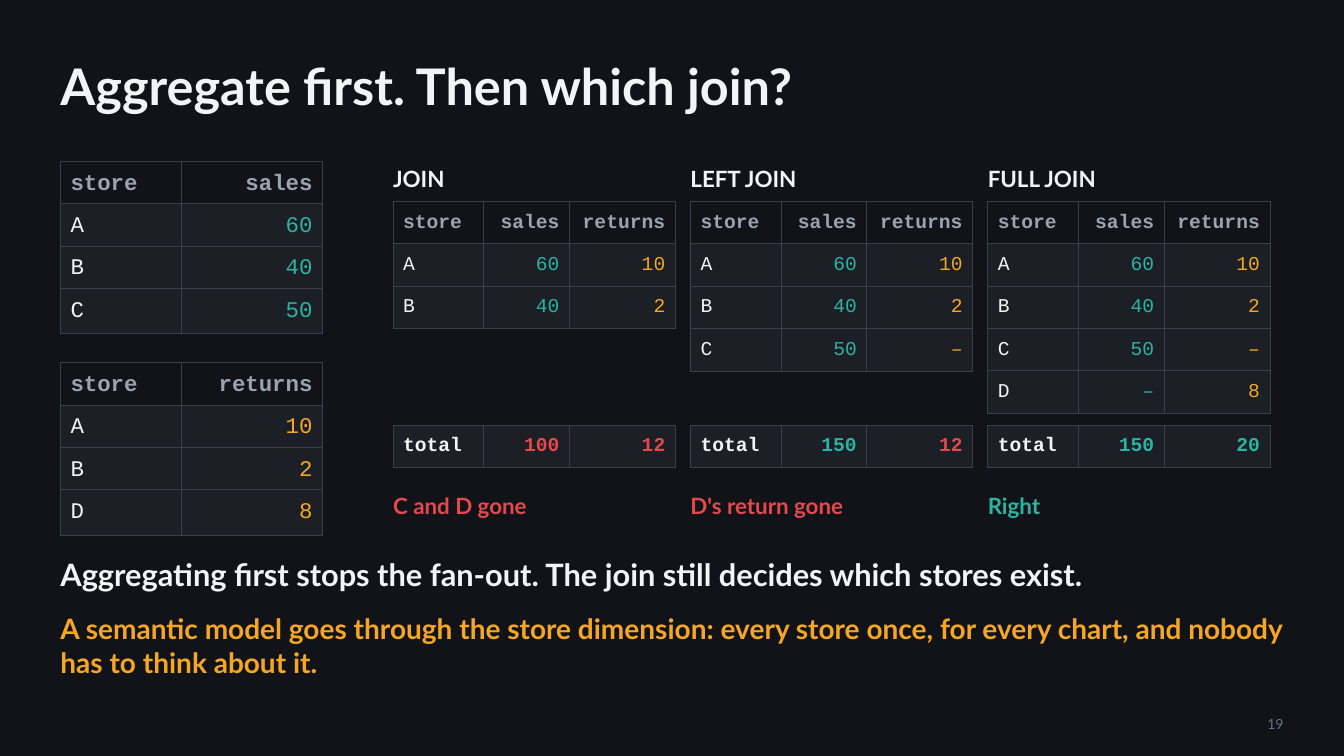
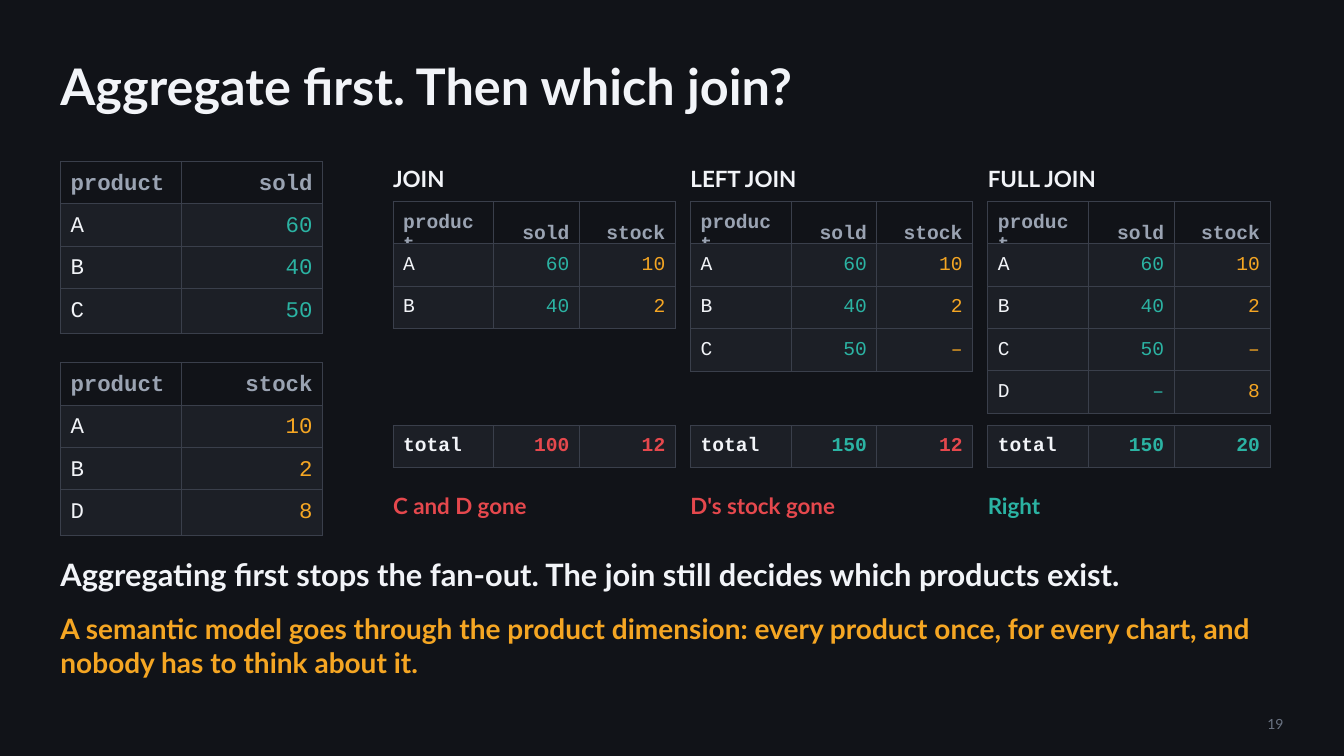
Before and after one commit to djouallah/presentations, a slide deck: slide 19 of analytics-as-code/analytics-as-code.pptx. Drawn at 1344x756 pixels with LibreOffice and Linux fonts; fonts in the diff are those of the drawing. Boxes give left, top, right and bottom in pixels: in the first picture for what was removed or moved away, otherwise in the second. Text is boxed around its words. In the diff, an @@ line names an element or a change of style, - is before the commit and + after.

```diff
--- a/analytics-as-code/analytics-as-code.pptx
+++ b/analytics-as-code/analytics-as-code.pptx
@@ table at [60,161,323,204] @@
-row 1, column 1: store
+row 1, column 1: product
-row 1, column 2: sales
+row 1, column 2: sold
@@ table at [393,202,676,648] @@
-row 1: store | sales | returns
+row 1: product | sold | stock
@@ table at [691,202,973,648] @@
-row 1: store | sales | returns
+row 1: product | sold | stock
@@ table at [988,202,1270,248] @@
-row 1: store | sales | returns
+row 1: product | sold | stock
@@ table at [60,363,323,405] @@
-row 1, column 1: store
+row 1, column 1: product
-row 1, column 2: returns
+row 1, column 2: stock
@@ text at [690,497,835,518]: text changed @@
-D's return gone
+D's stock gone
@@ text at [60,563,1119,592]: text changed @@
-Aggregating first stops the fan-out. The join still decides which stores exist.
+Aggregating first stops the fan-out. The join still decides which products exist.
@@ text at [60,618,1250,678]: text changed @@
-A semantic model goes through the store dimension: every store once, for every chart, and nobody has to think about it.
+A semantic model goes through the product dimension: every product once, for every chart, and nobody has to think about it.
```
Also in this commit, not shown: 3 other slides changed, 2 other files.
